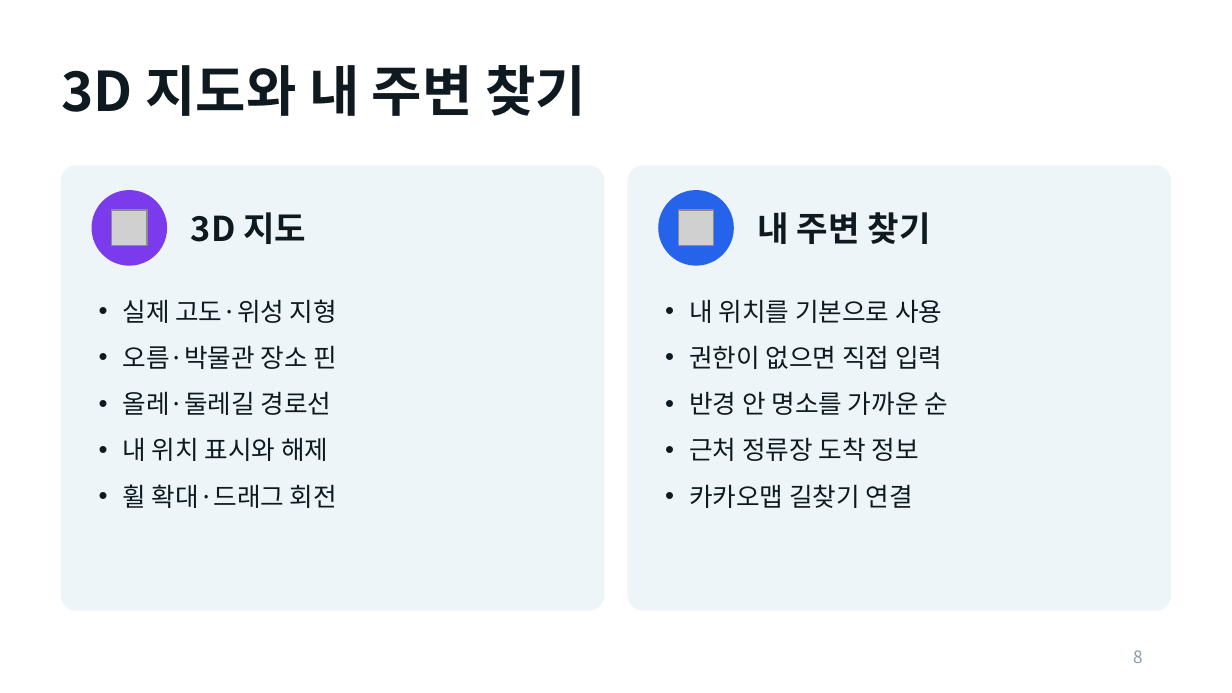
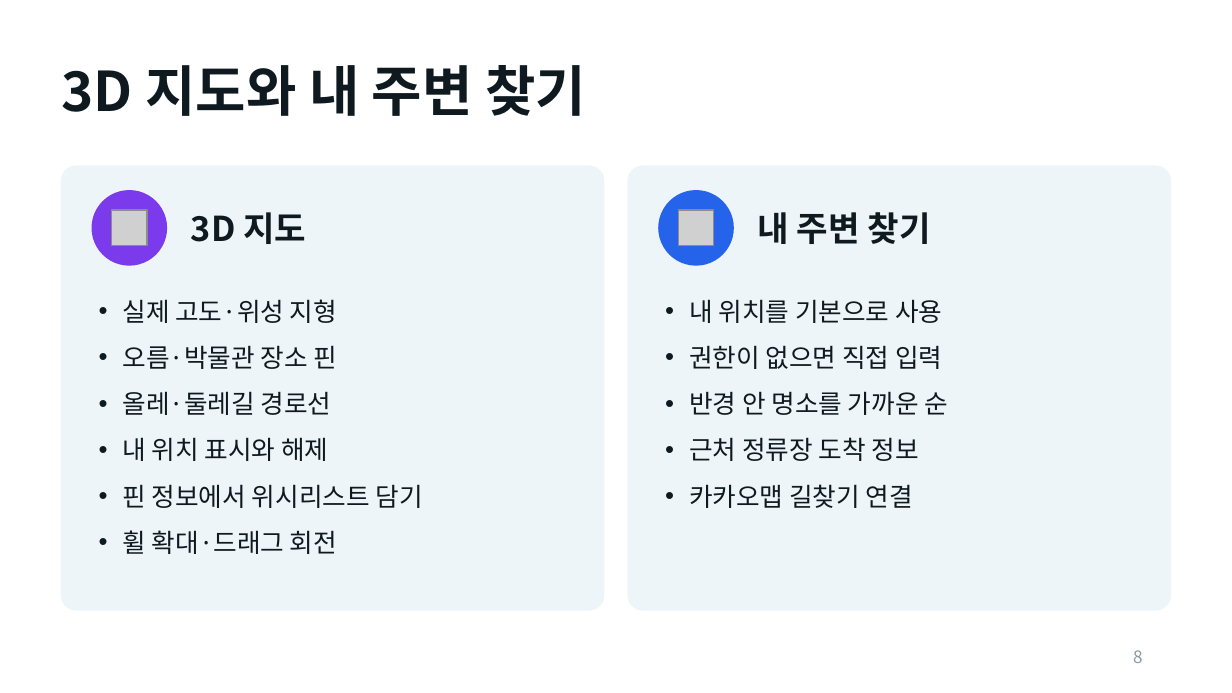
Before and after one commit to Yanghj3119/JNUproject, a slide deck: slide 8 of docs/제주픽-발표-확장판.pptx. Drawn at 1232x693 pixels with LibreOffice and Linux fonts; fonts in the diff are those of the drawing; grey boxes stand for pictures. Boxes give left, top, right and bottom in pixels: in the first picture for what was removed or moved away, otherwise in the second. Text is boxed around its words. In the diff, an @@ line names an element or a change of style, - is before the commit and + after.

```diff
--- a/docs/제주픽-발표-확장판.pptx
+++ b/docs/제주픽-발표-확장판.pptx
@@ text at bbox=[122, 484, 423, 508]: paragraph added @@
+• 핀 정보에서 위시리스트 담기
```
Also in this commit, not shown: 4 other slides changed, 1 slide added, 4 other files.
